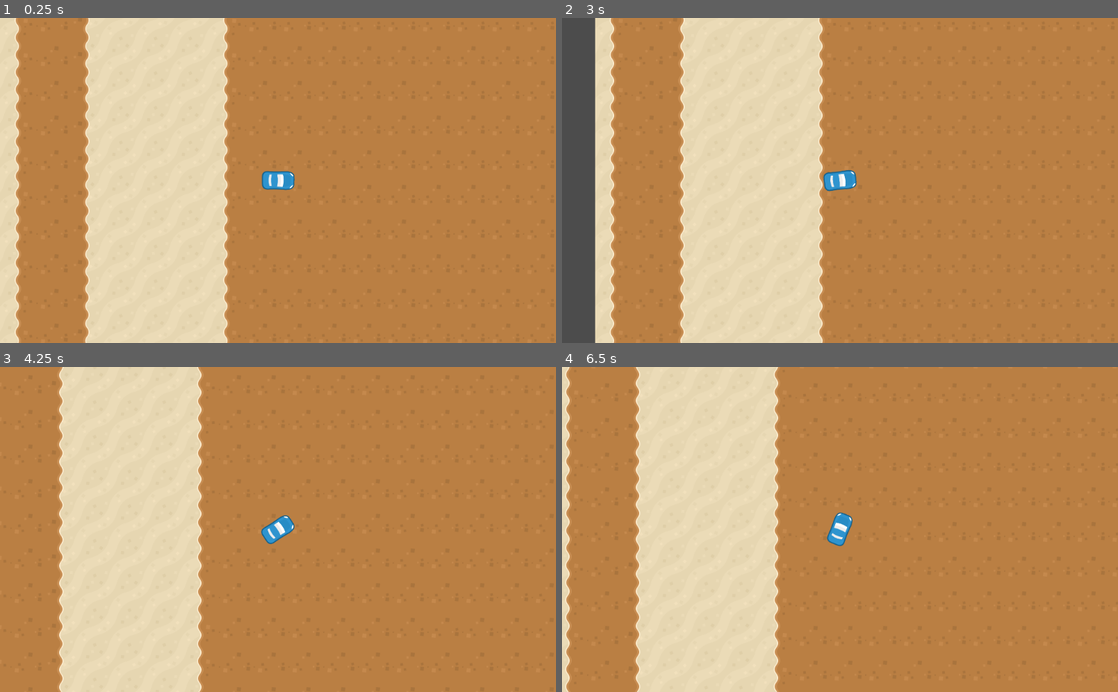
Above: before the commit, frames 1-4 (two rows, left to right).
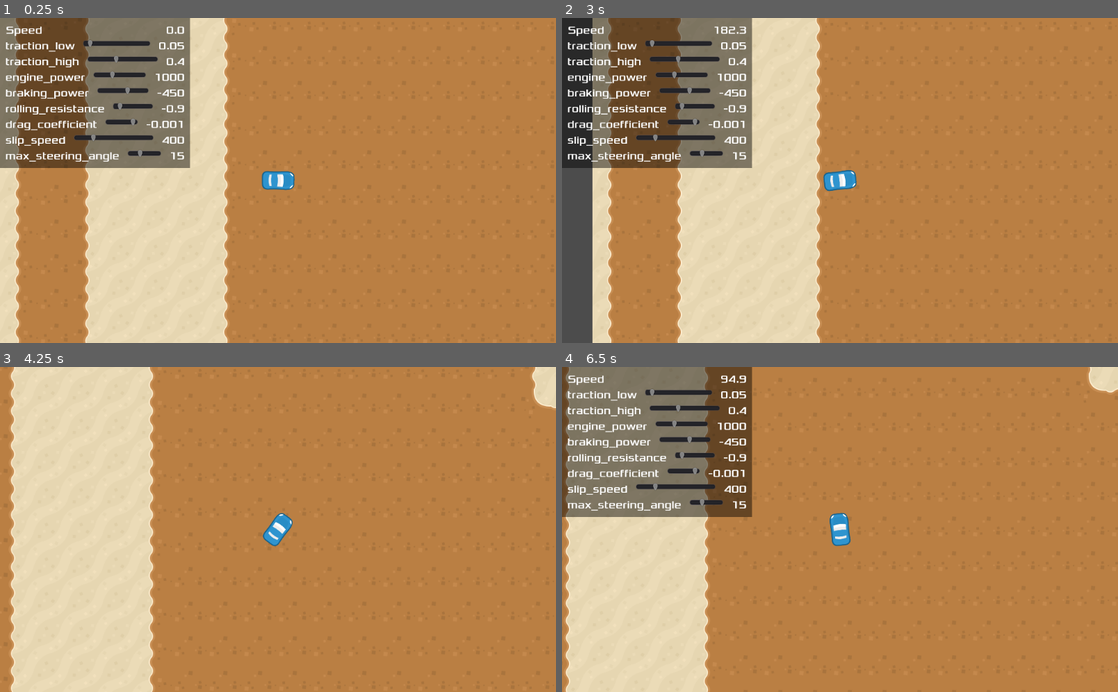
Above: after the commit, the same moments.

Repository: mc-carthy/gdTopDownCar
Game: Godot game, scene res://Scenes/MainScene.tscn
Two runs of this game, one before a commit and one after it. Both use one fixed random seed, a clock stepped at 60 frames per second and the inputs below.
Inputs:
- Up to frame 1 (0.25 s): no input
- Up to frame 2 (3 s): tap Enter at 0.5, 2.75 s; hold D (right) 0.53-1.28 s; hold Tab (ui_focus_next) 0.53-1.28 s; tap Space at 1.25 s; hold S (back) 1.28-2.03 s; tap Tab (ui_focus_next) at 1.35, 2.85 s; hold D (right) 2.03-2.78 s; hold Tab (ui_focus_next) 2.03-2.78 s; hold W (forward) from 2.78 s (still down)
- Up to frame 3 (4.25 s): release W (forward) at 3.53 s; hold A (left) from 3.53 s (still down); hold Tab (ui_focus_next) from 3.53 s (still down)
- Up to frame 4 (6.5 s): release Tab (ui_focus_next) at 4.28 s; tap Tab (ui_focus_next) at 4.35, 5.85 s; release A (left) at 5.03 s; hold S (back) 5.03-5.78 s; hold Tab (ui_focus_next) 5.03-5.78 s; hold D (right) from 5.78 s (still down)

The runs differ from the first frame. In frame 1, 16% of the frame differs, in the area x 0-35%, y 0-47%; in frame 2, 17%; in frame 3, 18%; in frame 4, 32%, in the area x 0-100%, y 0-100%.

Commit message:
Add control panel

Diff:
--- /dev/null
+++ b/Assets/font_x20.tres
@@ -0,0 +1,7 @@
+[gd_resource type="DynamicFont" load_steps=2 format=2]
+
+[ext_resource path="res://assets/Xolonium-Regular.ttf" type="DynamicFontData" id=1]
+
+[resource]
+size = 20
+font_data = ExtResource( 1 )
--- /dev/null
+++ b/Scenes/ControlPanel.tscn
@@ -0,0 +1,46 @@
+[gd_scene load_steps=4 format=2]
+
+[ext_resource path="res://Scripts/ControlPanel.gd" type="Script" id=1]
+[ext_resource path="res://Assets/font_x20.tres" type="DynamicFont" id=2]
+
+[sub_resource type="StyleBoxFlat" id=1]
+content_margin_left = 10.0
+content_margin_right = 10.0
+content_margin_top = 10.0
+content_margin_bottom = 10.0
+bg_color = Color( 0, 0, 0, 0.458824 )
+
+[node name="ControlPanel" type="Control"]
+script = ExtResource( 1 )
+__meta__ = {
+"_edit_use_anchors_": false
+}
+
+[node name="Panel" type="PanelContainer" parent="."]
+margin_right = 350.0
+margin_bottom = 267.0
+custom_styles/panel = SubResource( 1 )
+
+[node name="VBoxContainer" type="VBoxContainer" parent="Panel"]
+margin_left = 10.0
+margin_top = 10.0
+margin_right = 340.0
+margin_bottom = 257.0
+
+[node name="Speedometer" type="HBoxContainer" parent="Panel/VBoxContainer"]
+margin_right = 330.0
+margin_bottom = 2.0
+
+[node name="Label" type="Label" parent="Panel/VBoxContainer/Speedometer"]
+margin_right = 323.0
+margin_bottom = 2.0
+size_flags_horizontal = 3
+custom_fonts/font = ExtResource( 2 )
+text = "Speed"
+
+[node name="Speed" type="Label" parent="Panel/VBoxContainer/Speedometer"]
+margin_left = 327.0
+margin_right = 330.0
+margin_bottom = 2.0
+custom_fonts/font = ExtResource( 2 )
+text = "100"
--- a/Scenes/MainScene.tscn
+++ b/Scenes/MainScene.tscn
@@ -1,7 +1,8 @@
-[gd_scene load_steps=17 format=2]
+[gd_scene load_steps=18 format=2]
 
 [ext_resource path="res://Scenes/Car.tscn" type="PackedScene" id=1]
 [ext_resource path="res://Sprites/spritesheet_tiles.png" type="Texture" id=2]
+[ext_resource path="res://Scenes/ControlPanel.tscn" type="PackedScene" id=3]
 
 [sub_resource type="ConvexPolygonShape2D" id=1]
 points = PoolVector2Array( 0, 0, 128, 0, 128, 0, 128, 64, 64, 64, 64, 128, 0, 128 )
@@ -281,3 +282,8 @@
 tile_data = PoolIntArray( -786440, 1, 0, -786439, 14, 0, -786438, 14, 0, -786437, 14, 0, -786436, 14, 0, -786435, 14, 0 …(9322 unchanged characters)…
 
 [node name="Car" parent="." instance=ExtResource( 1 )]
+
+[node name="CanvasLayer" type="CanvasLayer" parent="."]
+
+[node name="ControlPanel" parent="CanvasLayer" instance=ExtResource( 3 )]
+player_path = NodePath("../../Car")
--- /dev/null
+++ b/Scenes/SettingSlider.tscn
@@ -0,0 +1,33 @@
+[gd_scene load_steps=2 format=2]
+
+[ext_resource path="res://Assets/font_x20.tres" type="DynamicFont" id=1]
+
+
+[node name="SettingSlider" type="HBoxContainer"]
+margin_right = 332.0
+margin_bottom = 25.0
+custom_constants/separation = 15
+
+[node name="Label" type="Label" parent="."]
+margin_right = 133.0
+margin_bottom = 25.0
+custom_fonts/font = ExtResource( 1 )
+text = "traction_fast"
+valign = 1
+
+[node name="Slider" type="HSlider" parent="."]
+margin_left = 148.0
+margin_right = 283.0
+margin_bottom = 16.0
+size_flags_horizontal = 3
+max_value = 1.0
+step = 0.01
+value = 0.1
+
+[node name="Value" type="Label" parent="."]
+margin_left = 298.0
+margin_right = 332.0
+margin_bottom = 25.0
+custom_fonts/font = ExtResource( 1 )
+text = "0.1"
+valign = 1
--- a/Scripts/Car.gd
+++ b/Scripts/Car.gd
@@ -2,11 +2,14 @@
 
 var wheelbase : float = 70.0
 var max_steering_angle : float = 15.0
-var engine_power : float = 500
+var engine_power : float = 1000
 var rolling_resistance : float = -0.9
 var drag_coefficient : float = -0.001
 var braking_power : float = -450
 var reverse_max_speed : float = 250
+var slip_speed : float = 400
+var traction_low : float = 0.05
+var traction_high : float = 0.4
 
 var acceleration : Vector2 = Vector2.ZERO
 var velocity : Vector2 = Vector2.ZERO
@@ -49,9 +52,12 @@
 	rear_wheel_location += velocity * delta
 	front_wheel_location += velocity.rotated(steering_angle) * delta
 	var heading : Vector2 = (front_wheel_location - rear_wheel_location).normalized()
+	var traction : float = traction_high
+	if velocity.length() > slip_speed:
+		traction = traction_low
 	var dot : float = heading.dot(velocity.normalized())
 	if dot > 0:
-		velocity = heading * velocity.length()
+		velocity = velocity.linear_interpolate(heading * velocity.length(), traction)
 	elif dot < 0:
 		velocity = heading * -min(velocity.length(), reverse_max_speed)
 	rotation = heading.angle()
--- /dev/null
+++ b/Scripts/ControlPanel.gd
@@ -0,0 +1,44 @@
+extends Control
+
+export (NodePath) var player_path
+var SettingSlider = preload('res://Scenes/SettingSlider.tscn')
+var player = null
+
+var car_settings = ['traction_low', 'traction_high',
+		'engine_power', 'braking_power', 'rolling_resistance',
+		'drag_coefficient', 'slip_speed', 'max_steering_angle']
+var ranges = {'traction_low': [0, 1.0, 0.01],
+			'traction_high': [0, 1.0, 0.01],
+			'engine_power': [500, 2000, 10],
+			'braking_power': [-1000, -100, 10],
+			'rolling_resistance': [-1.0, -0.01, 0.01],
+			'drag_coefficient': [-0.1, 0, 0.001],
+			'slip_speed': [100, 1500, 10],
+			'max_steering_angle': [0, 45, 1]}
+
+func _ready():
+	if player_path:
+		player = get_node(player_path)
+		for setting in car_settings:
+			var ss = SettingSlider.instance()
+			ss.name = setting
+			$Panel/VBoxContainer.add_child(ss)
+			ss.get_node("Slider").min_value = ranges[setting][0]
+			ss.get_node("Slider").max_value = ranges[setting][1]
+			ss.get_node("Slider").step = ranges[setting][2]
+			ss.get_node("Slider").value = player.get(setting)
+			ss.get_node("Label").text = setting
+			ss.get_node("Value").text = str(player.get(setting))
+			ss.get_node("Slider").connect("value_changed", self, "_on_Value_changed", [ss])
+
+func _on_Value_changed(value, node):
+	player.set(node.name, value)
+	node.get_node("Value").text = str(value)
+
+func _input(event):
+	if event.is_action_pressed("ui_focus_next"):
+		visible = !visible
+
+func _process(delta):
+	if player:
+		$Panel/VBoxContainer/Speedometer/Speed.text = "%4.1f" % player.velocity.length()
--- a/project.godot
+++ b/project.godot
@@ -24,25 +24,21 @@
 left={
 "deadzone": 0.5,
 "events": [ Object(InputEventKey,"resource_local_to_scene":false,"resource_name":"","device":0,"alt":false,"shift":false,"control":false,"meta":false,"command":false,"pressed":false,"scancode":65,"unicode":0,"echo":false,"script":null)
-, Object(InputEventKey,"resource_local_to_scene":false,"resource_name":"","device":0,"alt":false,"shift":false,"control":false,"meta":false,"command":false,"pressed":false,"scancode":16777231,"unicode":0,"echo":false,"script":null)
  ]
 }
 right={
 "deadzone": 0.5,
 "events": [ Object(InputEventKey,"resource_local_to_scene":false,"resource_name":"","device":0,"alt":false,"shift":false,"control":false,"meta":false,"command":false,"pressed":false,"scancode":68,"unicode":0,"echo":false,"script":null)
-, Object(InputEventKey,"resource_local_to_scene":false,"resource_name":"","device":0,"alt":false,"shift":false,"control":false,"meta":false,"command":false,"pressed":false,"scancode":16777233,"unicode":0,"echo":false,"script":null)
  ]
 }
 forward={
 "deadzone": 0.5,
 "events": [ Object(InputEventKey,"resource_local_to_scene":false,"resource_name":"","device":0,"alt":false,"shift":false,"control":false,"meta":false,"command":false,"pressed":false,"scancode":87,"unicode":0,"echo":false,"script":null)
-, Object(InputEventKey,"resource_local_to_scene":false,"resource_name":"","device":0,"alt":false,"shift":false,"control":false,"meta":false,"command":false,"pressed":false,"scancode":16777232,"unicode":0,"echo":false,"script":null)
  ]
 }
 back={
 "deadzone": 0.5,
 "events": [ Object(InputEventKey,"resource_local_to_scene":false,"resource_name":"","device":0,"alt":false,"shift":false,"control":false,"meta":false,"command":false,"pressed":false,"scancode":83,"unicode":0,"echo":false,"script":null)
-, Object(InputEventKey,"resource_local_to_scene":false,"resource_name":"","device":0,"alt":false,"shift":false,"control":false,"meta":false,"command":false,"pressed":false,"scancode":16777234,"unicode":0,"echo":false,"script":null)
  ]
 }
 
Binary file added: Assets/Xolonium-Regular.ttf
